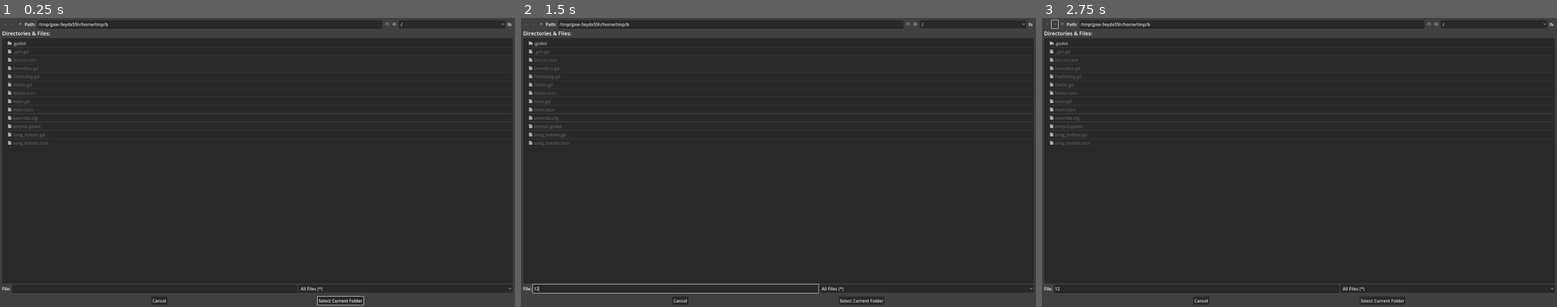
Above: before the commit, frames 1-3 (left to right).
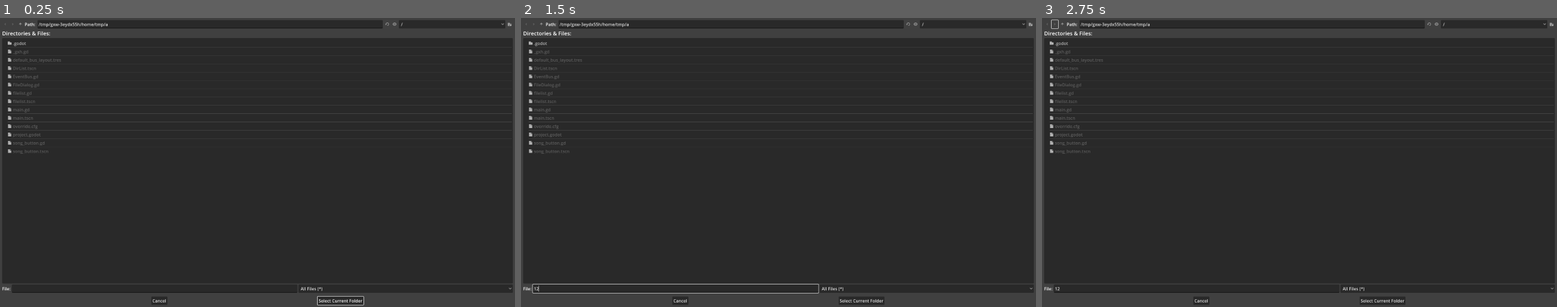
Above: after the commit, the same moments.

Repository: wilcockj/gd_music_player
Game: Godot game, scene res://main.tscn
The game is run twice, just before and just after one commit, with the same random seed, the same clock (stepped at 60 frames per second) and the same inputs.
Inputs (mouse positions are in pixels of both pictures, inside the frame that each line leads up to):
- Up to frame 1 (0.25 s): no input
- Up to frame 2 (1.5 s): click (675, 289) at 0.52 s; type "12" at 0.6 s; click (541, 32) at 1.27 s
- Up to frame 3 (2.75 s): click (1057, 23) at 2 s

The runs differ from the first frame. In frame 1, 0.2% of the frame differs, in the area x 1-79%, y 1-47%; in frame 2, 0.2%; in frame 3, 0.2%.

Commit message:
added reverb button

Diff:
--- a/EventBus.gd
+++ b/EventBus.gd
@@ -1,5 +1,6 @@
 extends Node
 signal song_request(song_path)
+signal set_reverb(onoff)
 
 # Called when the node enters the scene tree for the first time.
 func _ready():
--- /dev/null
+++ b/default_bus_layout.tres
@@ -0,0 +1,8 @@
+[gd_resource type="AudioBusLayout" load_steps=2 format=3 uid="uid://bg7oy2tc6c04e"]
+
+[sub_resource type="AudioEffectReverb" id="AudioEffectReverb_dr85l"]
+resource_name = "Reverb"
+
+[resource]
+bus/0/effect/0/effect = SubResource("AudioEffectReverb_dr85l")
+bus/0/effect/0/enabled = false
--- a/filelist.gd
+++ b/filelist.gd
@@ -26,3 +26,6 @@
 func play_song(button):
 	print("Should play " + button.get_meta("path"))
 	EventBus.song_request.emit(button.get_meta("path"))
+
+func _on_reverb_check_box_toggled(toggled_on):
+	EventBus.set_reverb.emit(toggled_on)
--- a/filelist.tscn
+++ b/filelist.tscn
@@ -25,6 +25,21 @@
 size_flags_vertical = 3
 alignment = 1
 
+[node name="Label" type="Label" parent="HBoxContainer/VBoxContainer"]
+layout_mode = 2
+theme_override_font_sizes/font_size = 25
+text = "Settings:"
+
+[node name="Reverb" type="HBoxContainer" parent="HBoxContainer/VBoxContainer"]
+layout_mode = 2
+
+[node name="Label" type="Label" parent="HBoxContainer/VBoxContainer/Reverb"]
+layout_mode = 2
+text = "Reverb:"
+
+[node name="ReverbCheckBox" type="CheckBox" parent="HBoxContainer/VBoxContainer/Reverb"]
+layout_mode = 2
+
 [node name="ScrollContainer" type="ScrollContainer" parent="HBoxContainer/VBoxContainer"]
 layout_mode = 2
 size_flags_vertical = 3
@@ -34,3 +49,5 @@
 layout_mode = 2
 size_flags_horizontal = 3
 size_flags_vertical = 3
+
+[connection signal="toggled" from="HBoxContainer/VBoxContainer/Reverb/ReverbCheckBox" to="." method="_on_reverb_check_box_toggled"]
--- a/main.gd
+++ b/main.gd
@@ -5,6 +5,7 @@
 # Called when the node enters the scene tree for the first time.
 func _ready():
 	EventBus.song_request.connect(_on_song_request)
+	EventBus.set_reverb.connect(_on_set_reverb)
 	#get_tree().create_timer(1).timeout.connect(func():$AudioStreamPlayer.playing = true)
 
 # Called every frame. 'delta' is the elapsed time since the previous frame.
@@ -12,6 +13,8 @@
 	pass
 
 
+func _on_set_reverb(onoff):
+	AudioServer.set_bus_effect_enabled(0, 0, onoff)
 
 
 func explore_dir(dir):
